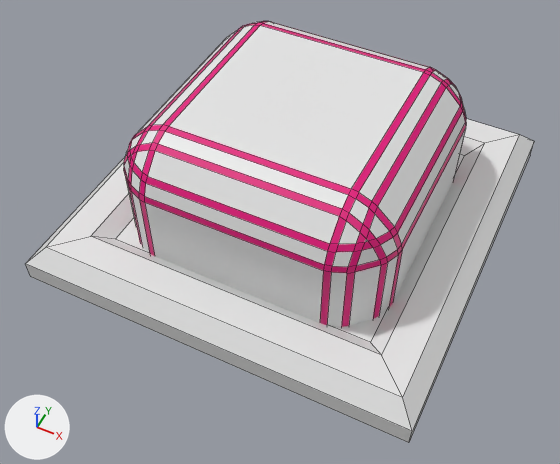
An edit to the Blender file Assets/Models/LevelObjects/Interactive/button.blend, drawn before and after from the same camera.
The view is the same before and after, from a camera (50 mm lens) standing at (1.2, -2.61, 3.04) and looking at (0.03, -0.29, 0.14). Every picture has the same lights, and +X, +Y and +Z are marked at lower left. Mesh edges are drawn as thin lines.

Names of what the first picture shows: 'Base', 'Cube'.
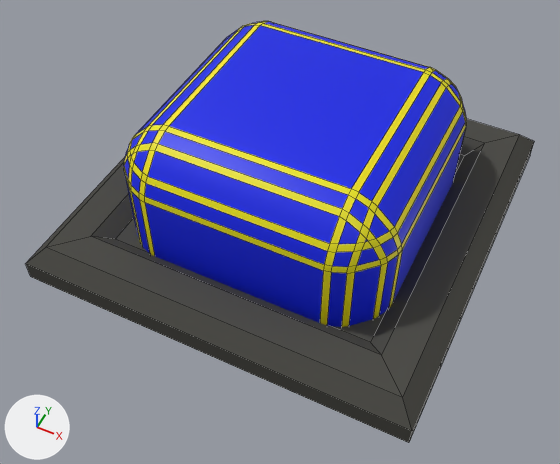
Pixel boxes (x1, y1, x2, y2) of what changed, in the pictures (560 x 464 px):
'Cube', recoloured (white to blue)
    both: (124, 21, 466, 327)
'Base', recoloured (white to grey)
    both: (26, 119, 534, 443)

Edits to the bpy script that builds the scene:
```text
Change mat_base:
    mat_base.base_color: (0.8, 0.8, 0.8) -> (0.08, 0.0788, 0.0696)  # white #e7e7e7 -> dark grey #504f4b
Change mat_head:
    mat_head.base_color: (0.8, 0.8, 0.8) -> (0.0, 0.0131, 0.8)  # white #e7e7e7 -> blue #001ee7
Change mat_headhighlight:
    mat_headhighlight.base_color: (0.8, 0.0, 0.206) -> (0.8, 0.744, 0.0)  # pink #e7007d -> yellow #e7e000
```
